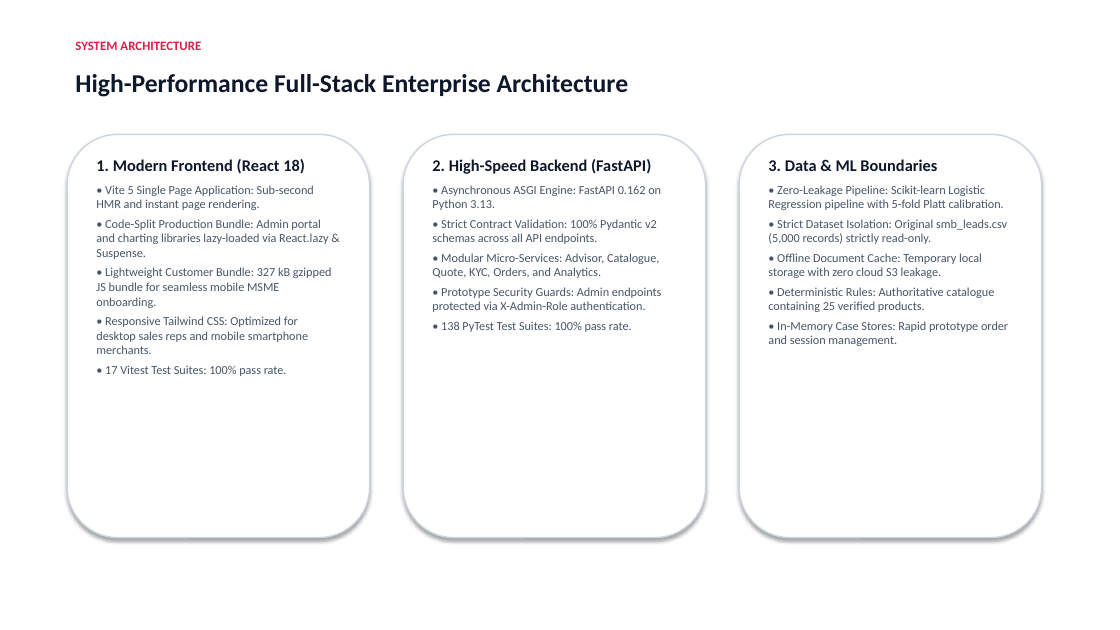
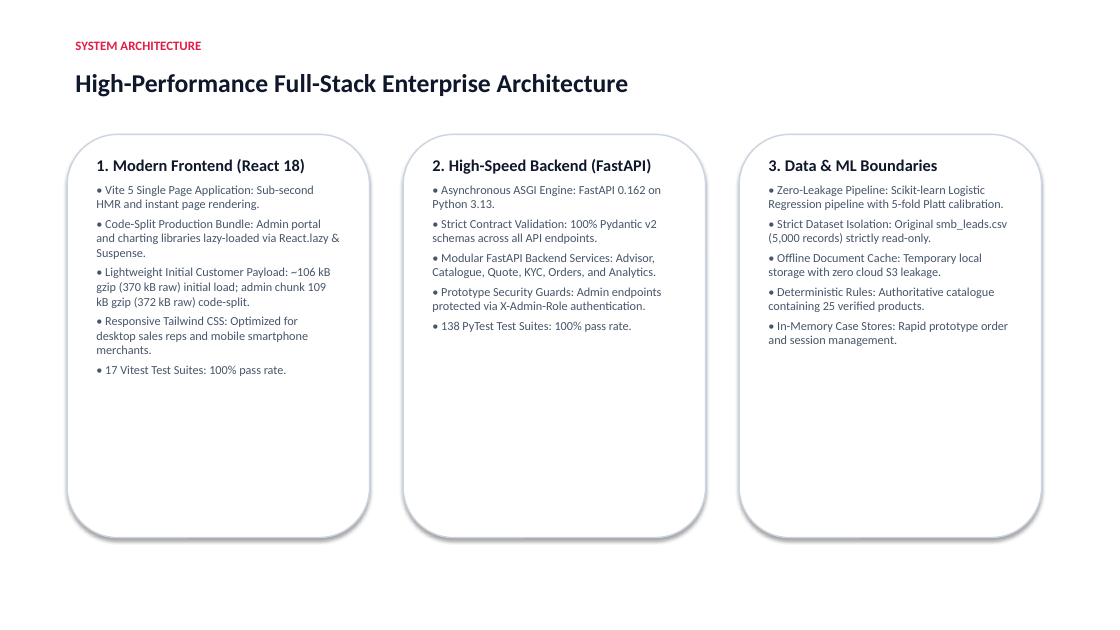
Before and after one commit to rawcdr/Udyam360, a slide deck: slide 6 of submission/Udyam360_Business_Case.pptx. Drawn at 1120x630 pixels with LibreOffice and Linux fonts; fonts in the diff are those of the drawing. Boxes give left, top, right and bottom in pixels: in the first picture for what was removed or moved away, otherwise in the second. Text is boxed around its words. In the diff, an @@ line names an element or a change of style, - is before the commit and + after.

```diff
--- a/submission/Udyam360_Business_Case.pptx
+++ b/submission/Udyam360_Business_Case.pptx
@@ text at (96,267,330,308): text changed @@
-• Lightweight Customer Bundle: 327 kB gzipped JS bundle for seamless mobile MSME onboarding.
+• Lightweight Initial Customer Payload: ~106 kB gzip (370 kB raw) initial load; admin chunk 109 kB gzip (372 kB raw) code-split.
@@ text at (432,253,656,278): text changed @@
-• Modular Micro-Services: Advisor, Catalogue, Quote, KYC, Orders, and Analytics.
+• Modular FastAPI Backend Services: Advisor, Catalogue, Quote, KYC, Orders, and Analytics.
```
Also in this commit, not shown: 6 other slides changed, 22 other files.
